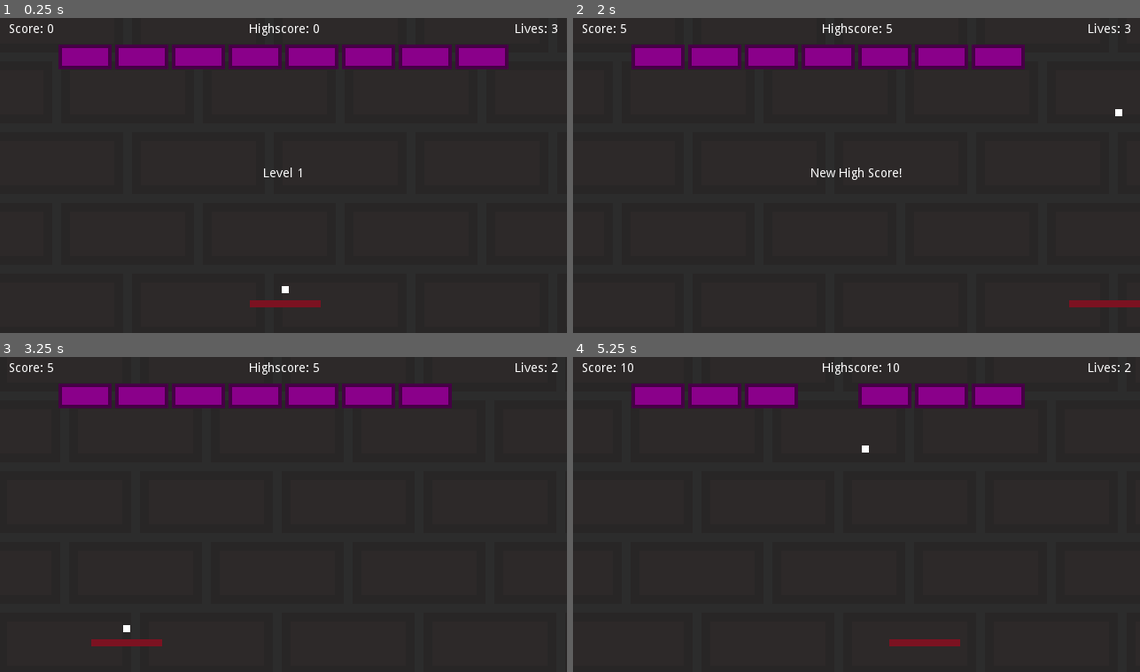
Above: before the commit, frames 1-4 (two rows, left to right).
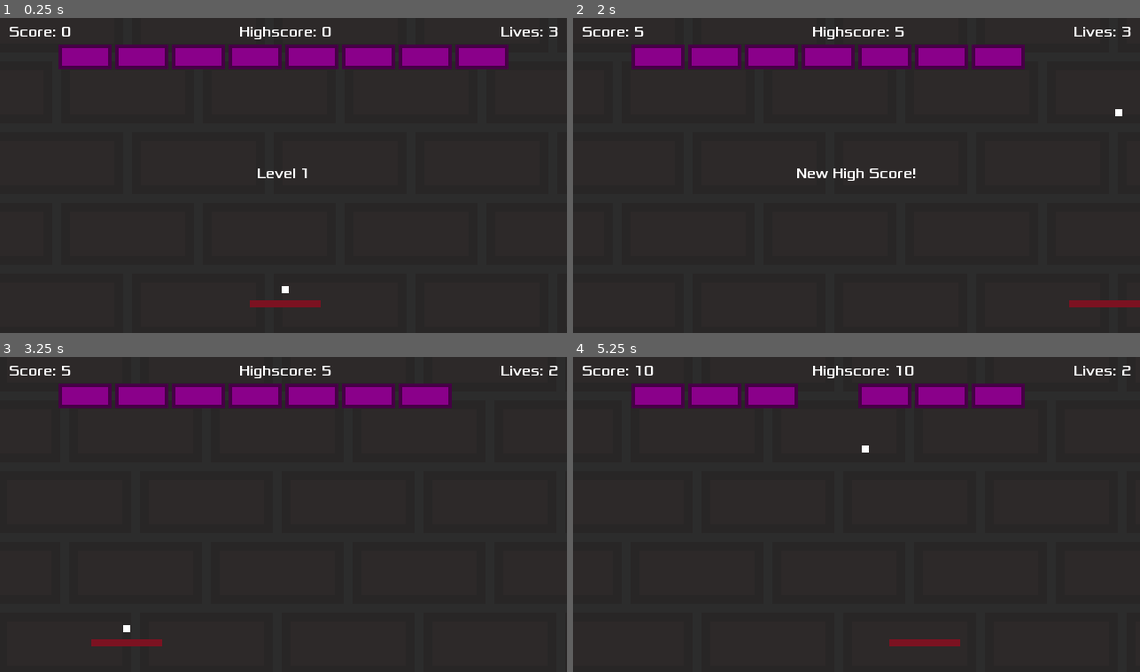
Above: after the commit, the same moments.

Repository: Boyquotes/godot-bricks
Game: Godot game, scene res://levels/World.tscn
Same seed, same stepped clock (60 frames per second), same inputs: the game is played once before the commit and once after it.
Inputs:
- Up to frame 1 (0.25 s): no input
- Up to frame 2 (2 s): tap Enter (ui_accept) at 0.5, 0.77, 1.52 s; hold Right (ui_right) from 0.53 s (still down)
- Up to frame 3 (3.25 s): release Right (ui_right) at 2.03 s; hold Left (ui_left) from 2.03 s (still down); tap Enter (ui_accept) at 3.02 s
- Up to frame 4 (5.25 s): tap Enter (ui_accept) at 3.77, 4.52 s; release Left (ui_left) at 4.28 s; hold Right (ui_right) from 4.28 s (still down)

The runs differ from the first frame. In frame 1, 0.9% of the frame differs, in the area x 1-99%, y 1-51%; in frame 2, 1.1%, in the area x 1-99%, y 1-52%; in frame 3, 0.7%; in frame 4, 0.8%.

Commit message:
Adding ui theme
Not sure I'm using it 100%, may need to look into this more
close #9

Diff:
--- a/gui/HUD.tscn
+++ b/gui/HUD.tscn
@@ -1,7 +1,8 @@
-[gd_scene load_steps=3 format=2]
+[gd_scene load_steps=4 format=2]
 
 [ext_resource path="res://gui/HUD.gd" type="Script" id=1]
-[ext_resource path="res://assets/sounds/menu_click.wav" type="AudioStream" id=2]
+[ext_resource path="res://theme/new_theme.tres" type="Theme" id=2]
+[ext_resource path="res://assets/sounds/menu_click.wav" type="AudioStream" id=3]
 
 [node name="HUD" type="CanvasLayer"]
 script = ExtResource( 1 )
@@ -21,34 +22,35 @@
 margin_bottom = 350.0
 
 [node name="HBoxContainer" type="HBoxContainer" parent="MarginContainer/VBoxContainer"]
-editor/display_folded = true
 margin_right = 620.0
-margin_bottom = 14.0
+margin_bottom = 20.0
 size_flags_horizontal = 3
 alignment = 1
 
 [node name="Score" type="Label" parent="MarginContainer/VBoxContainer/HBoxContainer"]
-margin_right = 51.0
-margin_bottom = 14.0
+margin_right = 70.0
+margin_bottom = 20.0
+theme = ExtResource( 2 )
 text = "Score: 0"
 
 [node name="Highscore" type="Label" parent="MarginContainer/VBoxContainer/HBoxContainer"]
-margin_left = 55.0
-margin_right = 567.0
-margin_bottom = 14.0
+margin_left = 74.0
+margin_right = 551.0
+margin_bottom = 20.0
 size_flags_horizontal = 3
+theme = ExtResource( 2 )
 text = "Highscore: 0"
 align = 1
 
 [node name="Lives" type="Label" parent="MarginContainer/VBoxContainer/HBoxContainer"]
-margin_left = 571.0
+margin_left = 555.0
 margin_right = 620.0
-margin_bottom = 14.0
+margin_bottom = 20.0
+theme = ExtResource( 2 )
 text = "Lives: 3"
 
 [node name="CentreButtons" type="CenterContainer" parent="MarginContainer"]
 pause_mode = 2
-editor/display_folded = true
 visible = false
 margin_left = 10.0
 margin_top = 10.0
@@ -57,34 +59,38 @@
 size_flags_vertical = 3
 
 [node name="VBoxContainer" type="VBoxContainer" parent="MarginContainer/CentreButtons"]
-margin_left = 260.0
-margin_top = 103.0
-margin_right = 359.0
-margin_bottom = 237.0
+margin_left = 247.0
+margin_top = 91.0
+margin_right = 373.0
+margin_bottom = 249.0
 custom_constants/separation = 20
 
 [node name="Label" type="Label" parent="MarginContainer/CentreButtons/VBoxContainer"]
-margin_right = 99.0
-margin_bottom = 14.0
+margin_right = 126.0
+margin_bottom = 20.0
+theme = ExtResource( 2 )
 text = "Game Over"
 align = 1
 
 [node name="Continue" type="Button" parent="MarginContainer/CentreButtons/VBoxContainer"]
-margin_top = 34.0
-margin_right = 99.0
-margin_bottom = 54.0
+margin_top = 40.0
+margin_right = 126.0
+margin_bottom = 66.0
+theme = ExtResource( 2 )
 text = "Continue"
 
 [node name="Restart" type="Button" parent="MarginContainer/CentreButtons/VBoxContainer"]
-margin_top = 74.0
-margin_right = 99.0
-margin_bottom = 94.0
+margin_top = 86.0
+margin_right = 126.0
+margin_bottom = 112.0
+theme = ExtResource( 2 )
 text = "Restart Game"
 
 [node name="Quit" type="Button" parent="MarginContainer/CentreButtons/VBoxContainer"]
-margin_top = 114.0
-margin_right = 99.0
-margin_bottom = 134.0
+margin_top = 132.0
+margin_right = 126.0
+margin_bottom = 158.0
+theme = ExtResource( 2 )
 text = "Quit Game"
 
 [node name="CentreNotify" type="CenterContainer" parent="MarginContainer"]
@@ -95,16 +101,17 @@
 margin_bottom = 350.0
 
 [node name="Notify" type="Label" parent="MarginContainer/CentreNotify"]
-margin_left = 287.0
-margin_top = 163.0
-margin_right = 333.0
-margin_bottom = 177.0
+margin_left = 280.0
+margin_top = 160.0
+margin_right = 340.0
+margin_bottom = 180.0
+theme = ExtResource( 2 )
 text = "Level 1"
 
 [node name="Timer" type="Timer" parent="MarginContainer/CentreNotify"]
 
 [node name="AudioStreamPlayer" type="AudioStreamPlayer" parent="."]
-stream = ExtResource( 2 )
+stream = ExtResource( 3 )
 [connection signal="pressed" from="MarginContainer/CentreButtons/VBoxContainer/Continue" to="." method="_on_Continue_pressed"]
 [connection signal="pressed" from="MarginContainer/CentreButtons/VBoxContainer/Restart" to="." method="_on_Button_pressed"]
 [connection signal="pressed" from="MarginContainer/CentreButtons/VBoxContainer/Quit" to="." method="_on_Quit_pressed"]
--- a/levels/World.tscn
+++ b/levels/World.tscn
@@ -50,7 +50,6 @@
 position = Vector2( 32, 32 )
 
 [node name="Audio" type="Node2D" parent="."]
-editor/display_folded = true
 
 [node name="LevelUp" type="AudioStreamPlayer" parent="Audio"]
 stream = ExtResource( 5 )
--- /dev/null
+++ b/theme/new_theme.tres
@@ -0,0 +1,9 @@
+[gd_resource type="Theme" load_steps=3 format=2]
+
+[ext_resource path="res://assets/fonts/Xolonium-Regular.ttf" type="DynamicFontData" id=1]
+
+[sub_resource type="DynamicFont" id=1]
+font_data = ExtResource( 1 )
+
+[resource]
+default_font = SubResource( 1 )
Binary file added: assets/fonts/Xolonium-Regular.ttf
